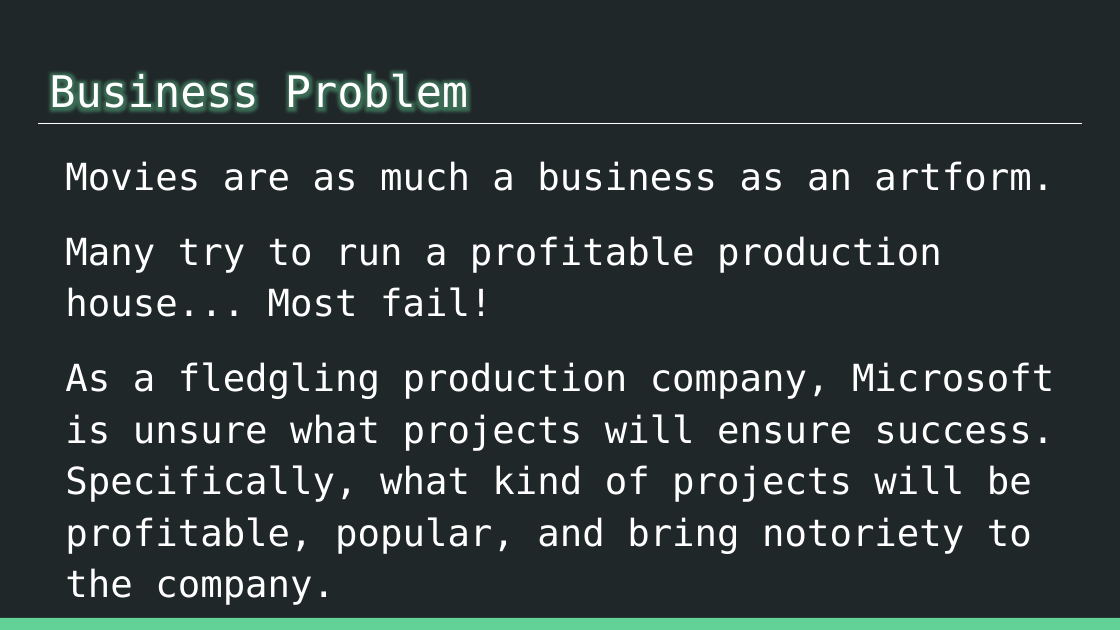
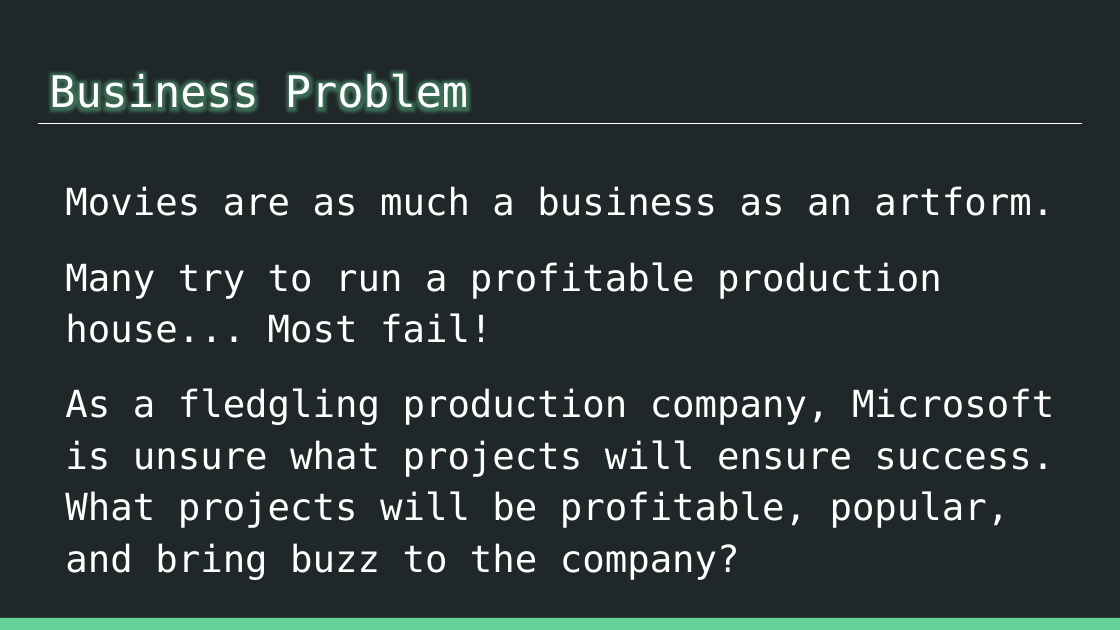
Before and after one commit to patrick-anastasio/Flatiron_DSC-Phase1_Project, a slide deck: slide 4 of Slide Deck.pptx. Drawn at 1120x630 pixels with LibreOffice and Linux fonts; fonts in the diff are those of the drawing. Boxes give left, top, right and bottom in pixels: in the first picture for what was removed or moved away, otherwise in the second. Text is boxed around its words. In the diff, an @@ line names an element or a change of style, - is before the commit and + after.

```diff
--- a/Slide Deck.pptx
+++ b/Slide Deck.pptx
@@ text at [65, 388, 1054, 579]: text changed @@
-As a fledgling production company, Microsoft is unsure what projects will ensure success. Specifically, what kind of projects will be profitable, popular, and bring notoriety to the company.
+As a fledgling production company, Microsoft is unsure what projects will ensure success. What projects will be profitable, popular, and bring buzz to the company?
```
Also in this commit, not shown: 6 other slides changed, 2 other files.
